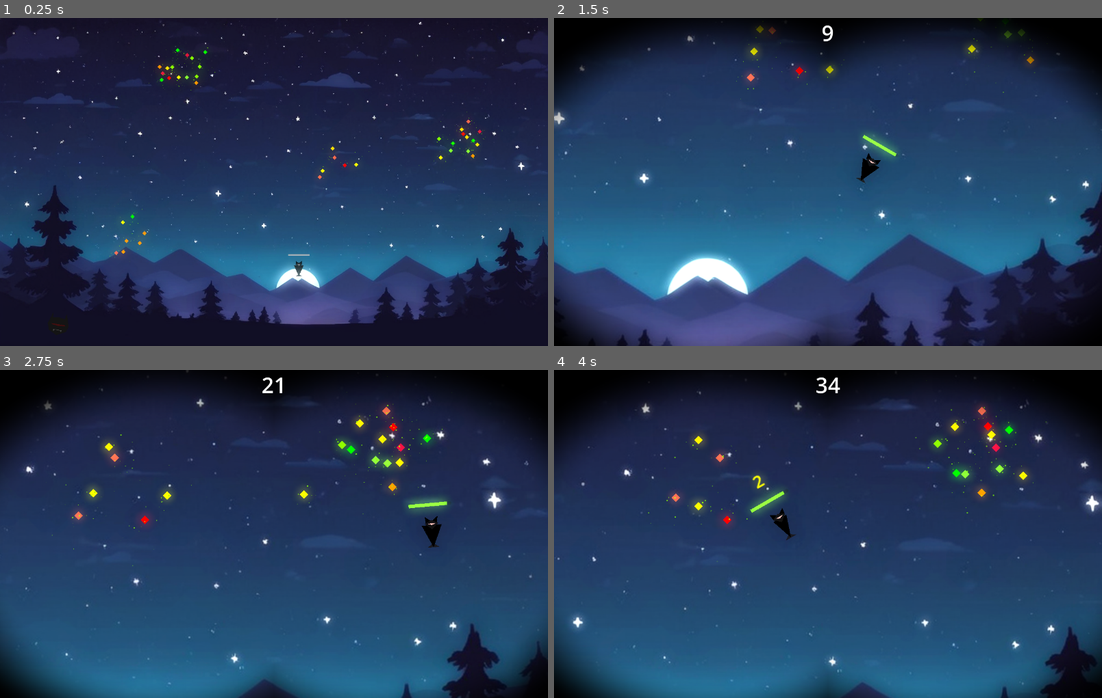
Above: before the commit, frames 1-4 (two rows, left to right).
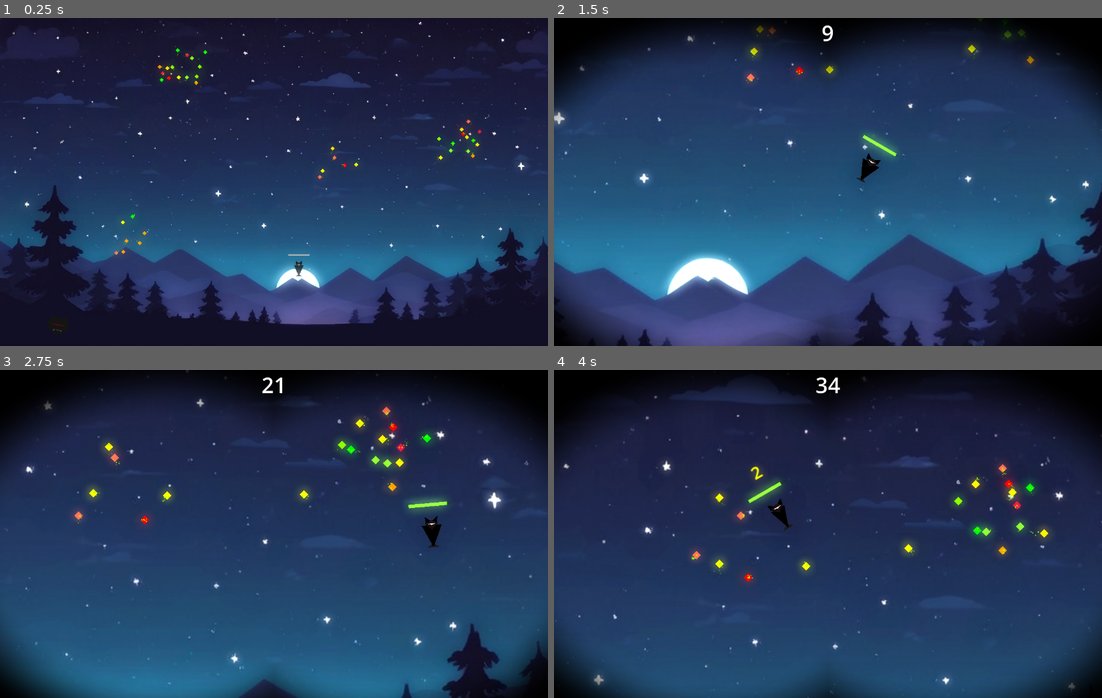
Above: after the commit, the same moments.

Repository: straightOn/FarthestBat
Game: Godot game, scene res://testarea.tscn
The game is run twice, just before and just after one commit, with the same random seed, the same clock (stepped at 60 frames per second) and the same inputs.
Inputs (mouse positions are in pixels of both pictures, inside the frame that each line leads up to):
- Up to frame 1 (0.25 s): no input
- Up to frame 2 (1.5 s): tap Enter (ui_accept) at 0.5, 0.77, 1.07 s; move the mouse to (855, 270) at 0.52 s; press the mouse at (855, 270) at 0.53 s; hold Right (ui_right) from 0.53 s (still down); move the mouse to (855, 185) at 1.27 s; release the mouse at (855, 185) at 1.28 s; click (855, 185) at 1.35 s
- Up to frame 3 (2.75 s): tap Enter (ui_accept) at 1.52, 1.82 s; move the mouse to (350, 514) at 2.02 s; release Right (ui_right) at 2.03 s; press the mouse at (350, 514) at 2.03 s; hold Left (ui_left) from 2.03 s (still down)
- Up to frame 4 (4 s): keep holding Left (ui_left); move the mouse to (855, 534) at 2.77 s; release the mouse at (855, 534) at 2.78 s; click (855, 534) at 2.85 s; tap Enter (ui_accept) at 3.02, 3.32, 3.77 s; move the mouse to (745, 452) at 3.52 s; press the mouse at (745, 452) at 3.53 s

The runs differ from the first frame. In frame 1, 0.1% of the frame differs, in the area x 19-89%, y 8-74%; in frame 2, less than 0.1%; in frame 3, 0.2%; in frame 4, 13%, in the area x 0-100%, y 2-100%.

Commit message:
added stuff

Diff:
--- a/character/bat.tscn
+++ b/character/bat.tscn
@@ -14,9 +14,11 @@
 [sub_resource type="ParticleProcessMaterial" id="ParticleProcessMaterial_v5ab3"]
 particle_flag_disable_z = true
 direction = Vector3(0, 1, 0)
+gravity = Vector3(0, 98, 0)
 initial_velocity_min = 80.0
 initial_velocity_max = 80.0
-gravity = Vector3(0, 98, 0)
+orbit_velocity_min = 0.0
+orbit_velocity_max = 0.0
 
 [sub_resource type="CapsuleShape2D" id="CapsuleShape2D_28nlh"]
 height = 32.0
@@ -142,6 +144,21 @@
 "transitions": PackedFloat32Array(1),
 "update": 1,
 "values": [true]
+}
+
+[sub_resource type="Animation" id="Animation_bkgt8"]
+resource_name = "caught"
+tracks/0/type = "value"
+tracks/0/imported = false
+tracks/0/enabled = true
+tracks/0/path = NodePath("caught_GPUParticles2D:emitting")
+tracks/0/interp = 1
+tracks/0/loop_wrap = true
+tracks/0/keys = {
+"times": PackedFloat32Array(0, 1),
+"transitions": PackedFloat32Array(1, 1),
+"update": 1,
+"values": [true, false]
 }
 
 [sub_resource type="Animation" id="Animation_cm2cw"]
@@ -258,21 +275,6 @@
 "values": [0.0]
 }
 
-[sub_resource type="Animation" id="Animation_bkgt8"]
-resource_name = "caught"
-tracks/0/type = "value"
-tracks/0/imported = false
-tracks/0/enabled = true
-tracks/0/path = NodePath("caught_GPUParticles2D:emitting")
-tracks/0/interp = 1
-tracks/0/loop_wrap = true
-tracks/0/keys = {
-"times": PackedFloat32Array(0, 1),
-"transitions": PackedFloat32Array(1, 1),
-"update": 1,
-"values": [true, false]
-}
-
 [sub_resource type="AnimationLibrary" id="AnimationLibrary_0mvnw"]
 _data = {
 "RESET": SubResource("Animation_3nukd"),
@@ -280,6 +282,21 @@
 "flap": SubResource("Animation_cm2cw")
 }
 
+[sub_resource type="Animation" id="Animation_kjftp"]
+length = 0.001
+tracks/0/type = "value"
+tracks/0/imported = false
+tracks/0/enabled = true
+tracks/0/path = NodePath("fly_GPUParticles2D:emitting")
+tracks/0/interp = 1
+tracks/0/loop_wrap = true
+tracks/0/keys = {
+"times": PackedFloat32Array(0),
+"transitions": PackedFloat32Array(1),
+"update": 1,
+"values": [false]
+}
+
 [sub_resource type="Animation" id="Animation_1t6yu"]
 resource_name = "fly"
 length = 0.6
@@ -294,21 +311,6 @@
 "transitions": PackedFloat32Array(1, 1),
 "update": 1,
 "values": [true, false]
-}
-
-[sub_resource type="Animation" id="Animation_kjftp"]
-length = 0.001
-tracks/0/type = "value"
-tracks/0/imported = false
-tracks/0/enabled = true
-tracks/0/path = NodePath("fly_GPUParticles2D:emitting")
-tracks/0/interp = 1
-tracks/0/loop_wrap = true
-tracks/0/keys = {
-"times": PackedFloat32Array(0),
-"transitions": PackedFloat32Array(1),
-"update": 1,
-"values": [false]
 }
 
 [sub_resource type="AnimationLibrary" id="AnimationLibrary_313sk"]
@@ -449,7 +451,7 @@
 offset_left = -20.0
 offset_top = -48.0
 offset_right = 20.0
-offset_bottom = -20.0
+offset_bottom = -17.0
 text = "+10"
 label_settings = SubResource("LabelSettings_bxpy6")
 horizontal_alignment = 1
--- a/project.godot
+++ b/project.godot
@@ -12,7 +12,7 @@
 
 config/name="FarthestBat"
 run/main_scene="res://testarea.tscn"
-config/features=PackedStringArray("4.2", "GL Compatibility")
+config/features=PackedStringArray("4.1", "GL Compatibility")
 config/icon="res://icon.svg"
 
 [display]
@@ -20,6 +20,10 @@
 window/size/viewport_width=1280
 window/size/viewport_height=768
 window/stretch/mode="viewport"
+
+[dotnet]
+
+project/assembly_name="FarthestBat"
 
 [input]
 
--- a/testarea.tscn
+++ b/testarea.tscn
@@ -209,7 +209,6 @@
 [connection signal="input_event" from="Character/Player" to="." method="_on_player_input_event"]
 [connection signal="mouse_entered" from="Character/Player" to="." method="_on_player_mouse_entered"]
 [connection signal="mouse_exited" from="Character/Player" to="." method="_on_player_mouse_exited"]
-[connection signal="on_caught" from="Character/Player" to="." method="_on_player_on_caught"]
 [connection signal="input_event" from="Character/Player/MouseArea" to="." method="_on_mouse_area_input_event"]
 [connection signal="mouse_entered" from="Character/Player/MouseArea" to="." method="_on_mouse_area_mouse_entered"]
 [connection signal="mouse_exited" from="Character/Player/MouseArea" to="." method="_on_mouse_area_mouse_exited"]
--- a/world/firefly.gd
+++ b/world/firefly.gd
@@ -2,6 +2,7 @@
 
 @onready var polygon_2d: Polygon2D = %Polygon2D
 @onready var gpu_particles_2d: GPUParticles2D = %GPUParticles2D
+@onready var animation_player: AnimationPlayer = %AnimationPlayer
 
 var min_hp = -3
 var max_hp = 6
@@ -16,6 +17,9 @@
 	color = ColorProvider.get_color_by_index(hp + 3)
 	polygon_2d.color = color
 	gpu_particles_2d.process_material.color = color
+	# connect animation_finished of despawn to function for queue_free
+	animation_player.animation_finished.connect(on_animation_finished)
+	trigger_spawn_animation()
 
 func _physics_process(delta):
 	var direction_x = randi_range(-1, 1)
@@ -24,5 +28,23 @@
 	move_and_collide(delta * direction * speed)
 
 func get_eaten():
-	# maybe animation or particle for eating
+	# disable collision after eating
+	set_collision_layer_value(1, false)
+	set_collision_mask_value(1, false)
+	trigger_despawn_animation()
+
+func trigger_spawn_animation():
+	animation_player.play("spawn")
+	pass
+
+func trigger_despawn_animation():
+	animation_player.play("despawn")
+	pass
+
+func on_animation_finished(signal_name: String):
+	if signal_name == "despawn":
+		destroy()
+
+func destroy():
+	animation_player.animation_finished.disconnect(on_animation_finished)
 	queue_free()
--- a/world/firefly.tscn
+++ b/world/firefly.tscn
@@ -15,12 +15,23 @@
 [sub_resource type="ParticleProcessMaterial" id="ParticleProcessMaterial_ktdxm"]
 lifetime_randomness = 0.1
 direction = Vector3(1, 1, 1)
-radial_velocity_max = 360.0
 gravity = Vector3(0, 98, 0)
 scale_min = 0.0
 scale_max = 1.5
 color_ramp = SubResource("GradientTexture1D_2a3hq")
 anim_speed_max = 1.0
+
+[sub_resource type="Animation" id="Animation_8fyme"]
+resource_name = "spawn"
+
+[sub_resource type="Animation" id="Animation_l2py0"]
+resource_name = "despawn"
+
+[sub_resource type="AnimationLibrary" id="AnimationLibrary_kfiri"]
+_data = {
+"despawn": SubResource("Animation_l2py0"),
+"spawn": SubResource("Animation_8fyme")
+}
 
 [node name="Firefly" type="RigidBody2D"]
 gravity_scale = 0.0
@@ -37,5 +48,10 @@
 [node name="GPUParticles2D" type="GPUParticles2D" parent="."]
 unique_name_in_owner = true
 amount = 100
-amount_ratio = 0.5
 process_material = SubResource("ParticleProcessMaterial_ktdxm")
+
+[node name="AnimationPlayer" type="AnimationPlayer" parent="."]
+unique_name_in_owner = true
+libraries = {
+"": SubResource("AnimationLibrary_kfiri")
+}
Not shown: 1 places in character/bat.tscn that only renumber resources
Not shown: 1 places in world/firefly.tscn that only renumber resources
Not shown, changed: ReadMe.md
